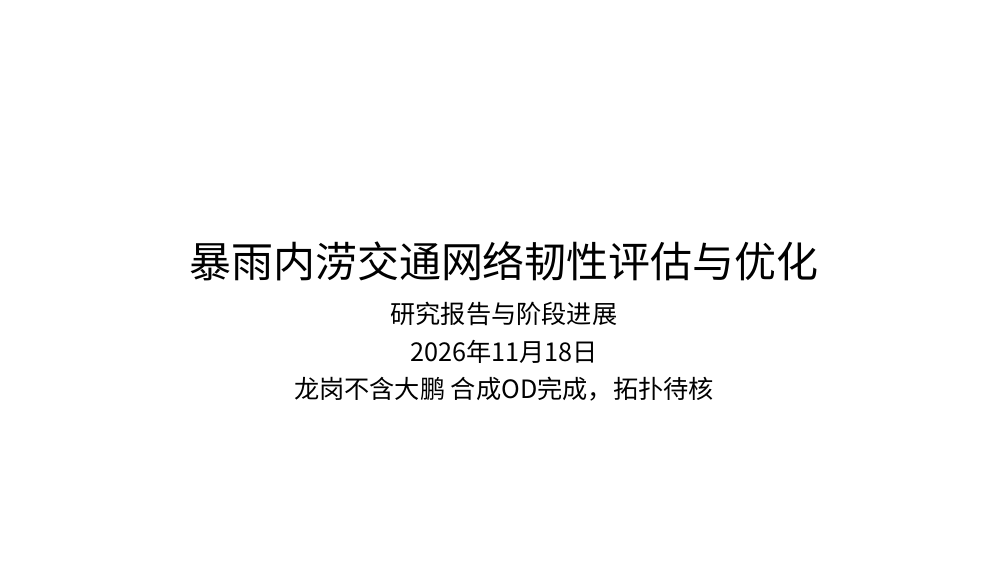
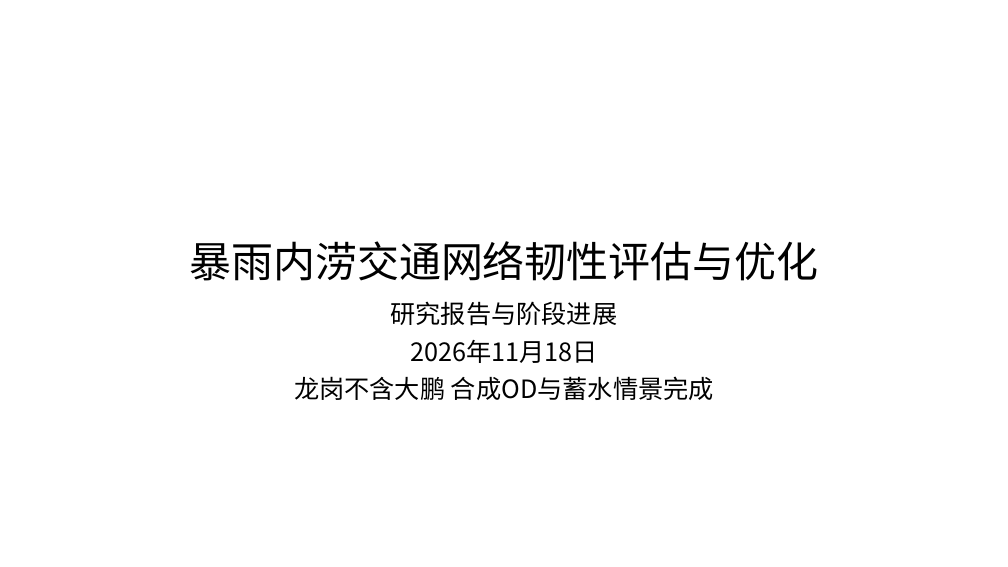
Before and after one commit to zhzhzh666/jiaotong, a slide deck: slide 1 of docs/deliverables/开题与阶段进展汇报.pptx. Drawn at 1008x567 pixels with LibreOffice and Linux fonts; fonts in the diff are those of the drawing. Boxes give left, top, right and bottom in pixels: in the first picture for what was removed or moved away, otherwise in the second. Text is boxed around its words. In the diff, an @@ line names an element or a change of style, - is before the commit and + after.

```diff
--- a/docs/deliverables/开题与阶段进展汇报.pptx
+++ b/docs/deliverables/开题与阶段进展汇报.pptx
@@ subtitle at (294, 376, 714, 400): text changed @@
-龙岗不含大鹏 合成OD完成，拓扑待核
+龙岗不含大鹏 合成OD与蓄水情景完成
```
Also in this commit, not shown: 8 other slides changed, 4 slides added, 19 other files.
